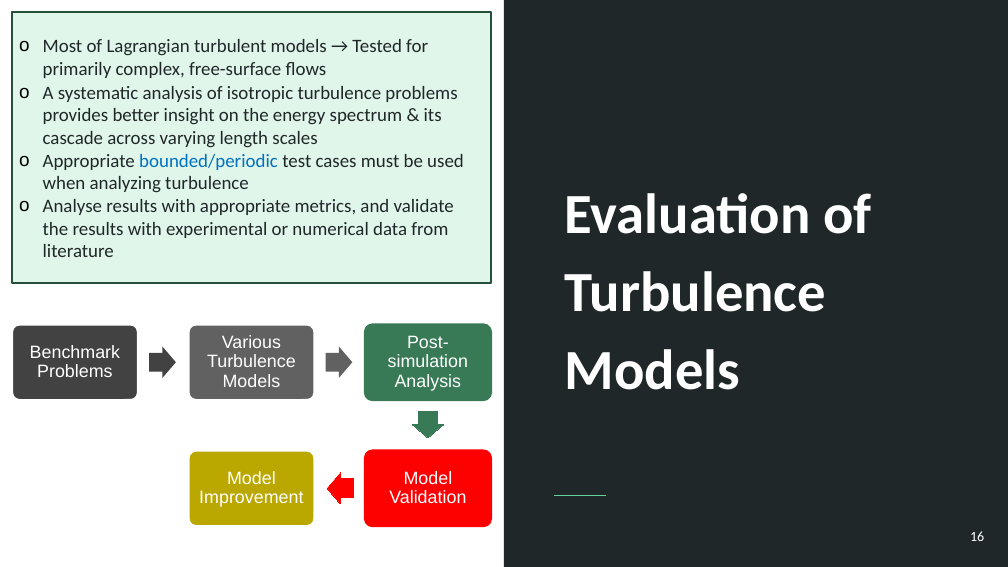
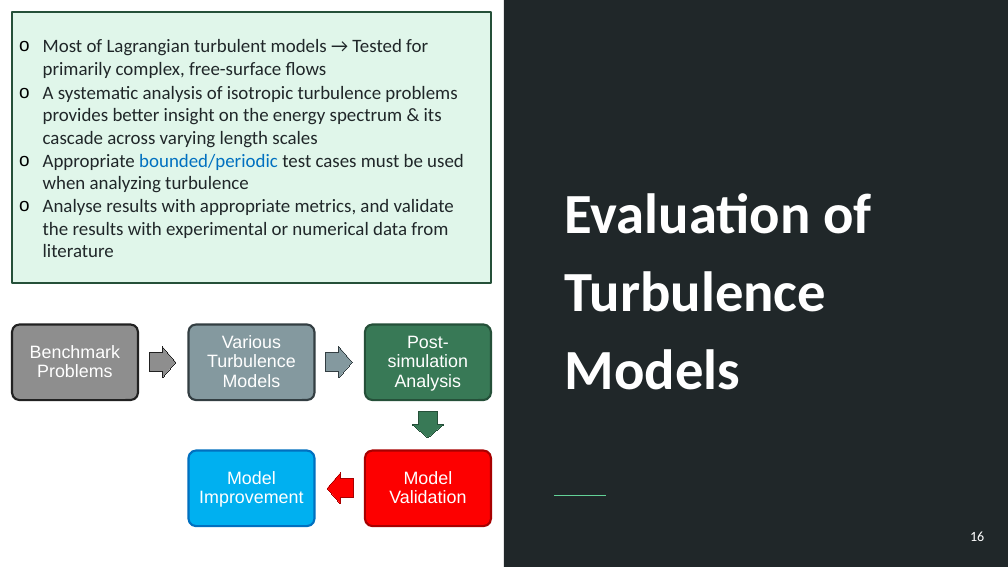
Before and after one commit to Prajwal-Prathiksh/ddp-thesis, a slide deck: slide 16 of report/DDP Stage I - 2022.pptx. Drawn at 1008x567 pixels with LibreOffice and Linux fonts; fonts in the diff are those of the drawing. Boxes give left, top, right and bottom in pixels: in the first picture for what was removed or moved away, otherwise in the second. Text is boxed around its words. In the diff, an @@ line names an element or a change of style, - is before the commit and + after.

```diff
--- a/report/DDP Stage I - 2022.pptx
+++ b/report/DDP Stage I - 2022.pptx
@@ rounded rectangle at <box>12,324,138,400</box>: fill #424242 to #8E8E8E; outline #FFFFFF 2 pt to #212121 2 pt @@
@@ rounded rectangle at <box>188,324,315,400</box>: fill #616161 to #84999F; outline #FFFFFF 2 pt to #333E42 2 pt @@
@@ rounded rectangle at <box>365,324,492,400</box>: outline #387956 2 pt to #26503A 2 pt @@
@@ right arrow at <box>149,347,175,378</box>: fill #424242 to #8E8E8E; outline none to #212121 0.75 pt @@
@@ right arrow at <box>326,347,352,378</box>: fill #616161 to #84999F; outline none to #333E42 0.75 pt @@
@@ right arrow at <box>412,411,443,438</box>: outline #387956 0.75 pt to #26503A 0.75 pt @@
@@ rounded rectangle at <box>188,451,315,526</box>: fill #BBA700 to #00B0F0; outline #FFFFFF 2 pt to #0070C0 2 pt @@
@@ right arrow at <box>327,473,354,504</box>: outline #FD0000 0.75 pt to #A80000 0.75 pt @@
@@ rounded rectangle at <box>365,451,492,526</box>: outline #FD0000 2 pt to #A80000 2 pt @@
```
Also in this commit, not shown: 3 other slides changed, 2 other files.
